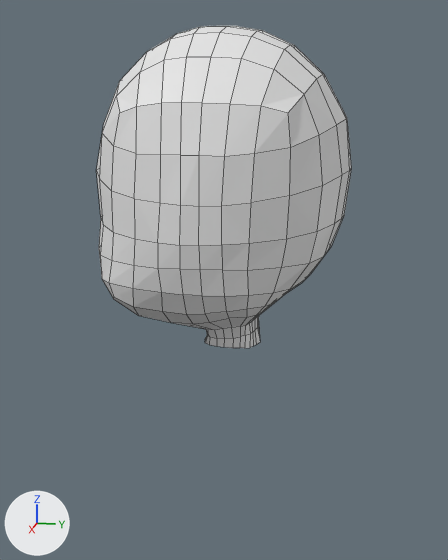
What one commit did to the Blender file blender/personaje.blend.
One viewpoint serves both versions: a 50 mm lens placed at (4.67, 0.94, 3.37), pointed at (-0.01, 0.01, 2.2). Every picture has the same lights, and +X, +Y and +Z are marked at lower left. Mesh edges are drawn as thin lines.

The scene before the commit, as lines of its bpy script (objects in view):
```python
me_plane = bpy.data.meshes.new('Plane')
me_plane.from_pydata(...)  # 192 vertices, 171 faces; spans x 0.0..0.96, y -0.94..0.95, z 1.7..4.08
ob_plane = bpy.data.objects.new('Plane', me_plane)
ob_plane.location = (0.0, 0.0, 0.0)
_m = ob_plane.modifiers.new('Mirror', 'MIRROR')
_m.use_clip = True
```
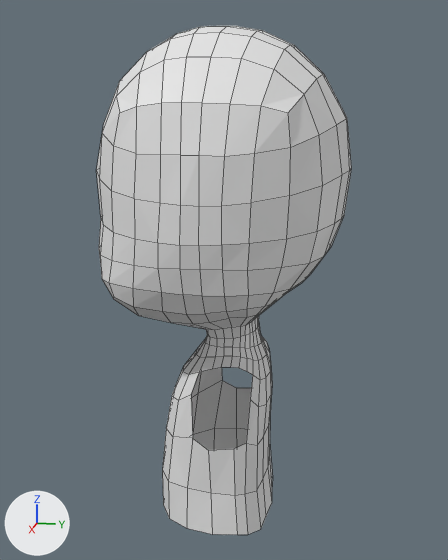
What differs and where, as boxes (x1, y1, x2, y2) in the pictures (448 x 560 px):
```json
{"object": "Plane", "change": "reshaped", "before": [96, 26, 351, 348], "after": [96, 26, 351, 535], "on screen": "58% taller"}
{"part": 1, "of": "me_plane", "change": "built on", "before": [224, 321, 260, 348], "after": [162, 321, 272, 535]}
```

Edits to the scene script, one JSON object a line:
```json
{"block": "me_plane", "where": "# used by ob_plane; location = (0.0, 0.0, 0.0)"}
{"op": "remove", "block": "me_plane", "code": "me_plane.from_pydata(...)  # 192 vertices, 171 faces; spans x 0.0..0.96, y -0.94..0.95, z 1.7..4.08"}
{"op": "add", "block": "me_plane", "code": "me_plane.from_pydata(...)  # 257 vertices, 225 faces, 1 loose edge; spans x 0.0..0.96, y -0.94..0.95, z 0.27..4.08"}
{"block": "me_plane", "change": "me_plane part 1"}
{"block": "me_plane", "change": "4 vertices move from x 0.0..0.3, y 0.14..0.3, z 1.71..1.85 to x 0.0..0.3, y 0.13..0.31, z 1.71..1.85"}
{"block": "me_plane", "change": "65 vertices are added at x 0.0..0.58, y -0.52..0.42, z 0.27..1.7"}
{"block": "me_plane", "change": "1 loose edge is added"}
{"block": "me_plane", "change": "54 new faces join them"}
```
